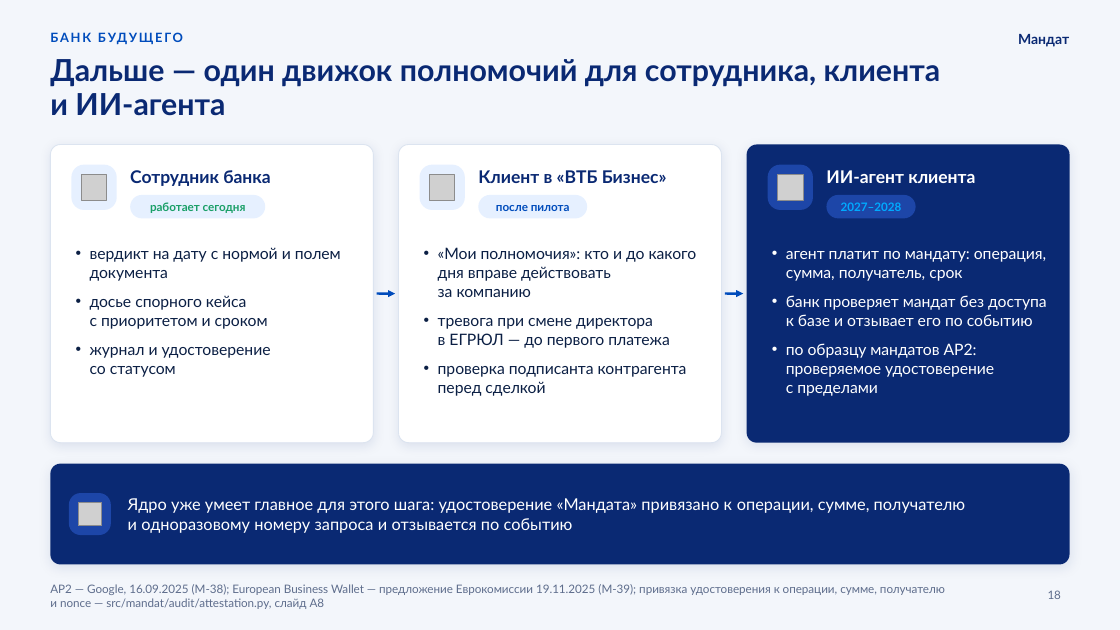
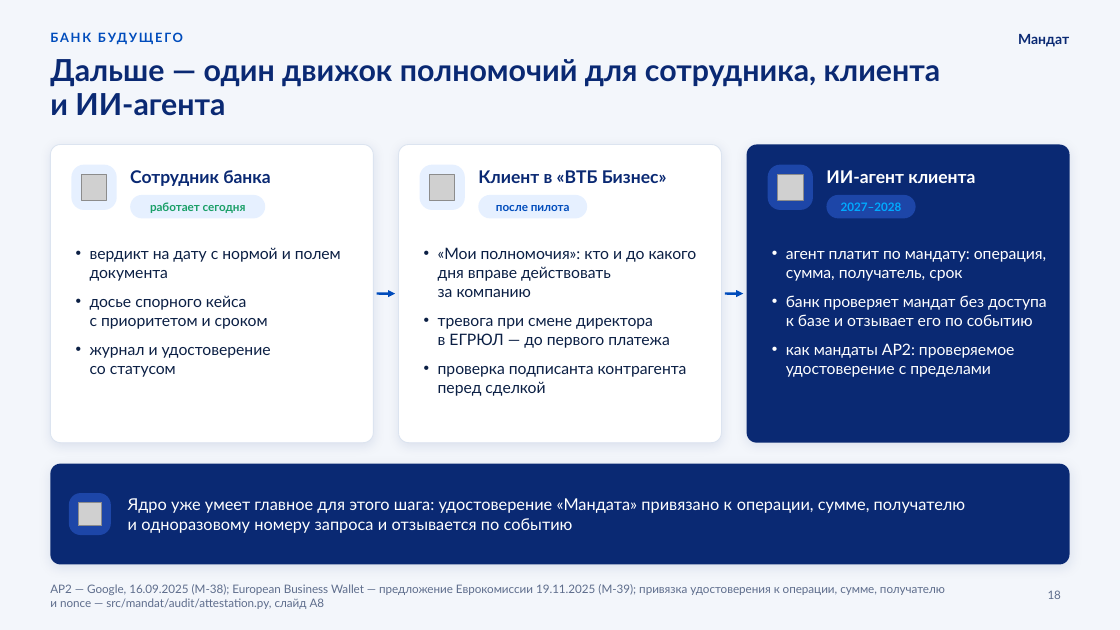
Before and after one commit to KonkovDV/Mandat, a slide deck: slide 18 of submission/slides/Mandat_VTB.pptx. Drawn at 1120x630 pixels with LibreOffice and Linux fonts; fonts in the diff are those of the drawing; grey boxes stand for pictures; background and template pictures are left out. Boxes give left, top, right and bottom in pixels: in the first picture for what was removed or moved away, otherwise in the second. Text is boxed around its words. In the diff, an @@ line names an element or a change of style, - is before the commit and + after.

```diff
--- a/submission/slides/Mandat_VTB.pptx
+++ b/submission/slides/Mandat_VTB.pptx
@@ text at box(786, 343, 1015, 377): text changed @@
-• по образцу мандатов AP2: проверяемое удостоверение с пределами
+• как мандаты AP2: проверяемое удостоверение с пределами
```
Also in this commit, not shown: 14 other slides changed, 13 other files.
